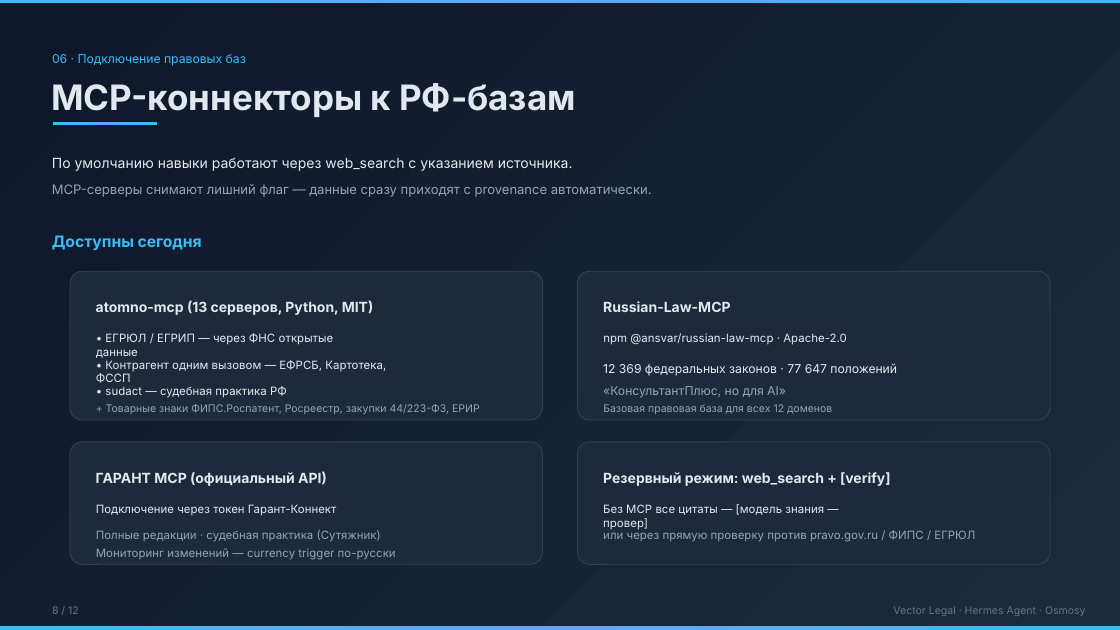
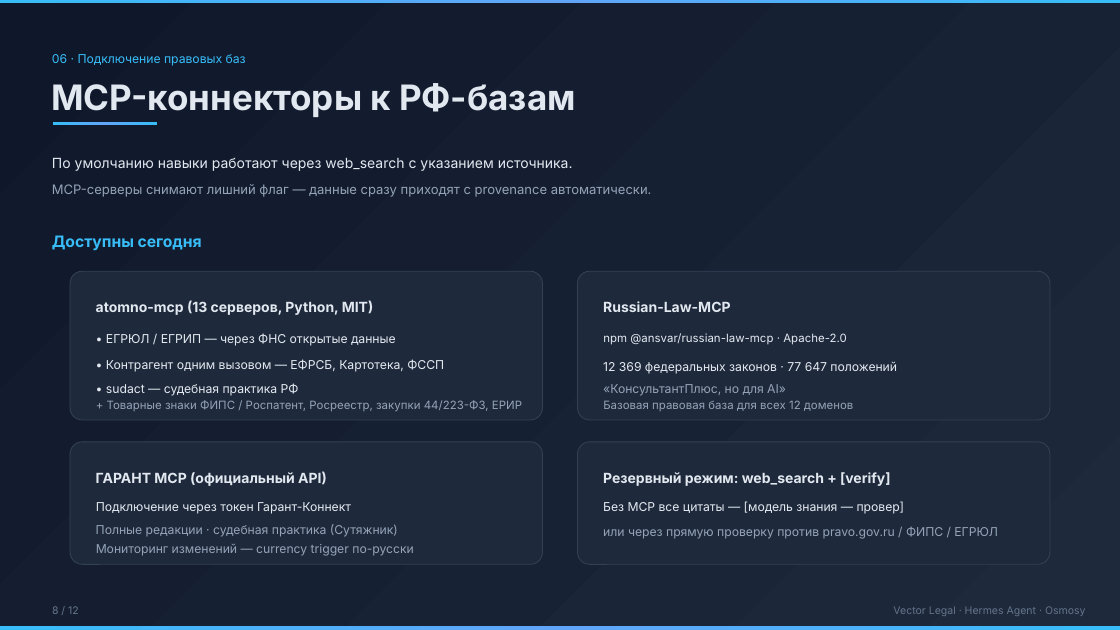
Before and after one commit to Osmosy/vector-legal, a slide deck: slide 8 of vector-legal-presentation.pptx. Drawn at 1120x630 pixels with LibreOffice and Linux fonts; fonts in the diff are those of the drawing. Boxes give left, top, right and bottom in pixels: in the first picture for what was removed or moved away, otherwise in the second. Text is boxed around its words. In the diff, an @@ line names an element or a change of style, - is before the commit and + after.

```diff
--- a/vector-legal-presentation.pptx
+++ b/vector-legal-presentation.pptx
@@ text at [107, 400, 522, 411]: text changed; size 9 to 9.8 pt @@
-+ Товарные знаки ФИПС.Роспатент, Росреестр, закупки 44/223-ФЗ, ЕРИР
++ Товарные знаки ФИПС / Роспатент, Росреестр, закупки 44/223-ФЗ, ЕРИР
@@ text "Базовая правовая база для всех ..." at [603, 400, 853, 411]: size 9 to 9.8 pt @@
@@ size 9.8 to 10.5 pt in 8 elements at [106, 383, 299, 396], [603, 501, 905, 514], [96, 544, 414, 556], [106, 359, 444, 372], [96, 502, 351, 514], [106, 333, 396, 346], [96, 524, 398, 537], [603, 527, 998, 539] @@
```
Also in this commit, not shown: 11 other slides changed.
